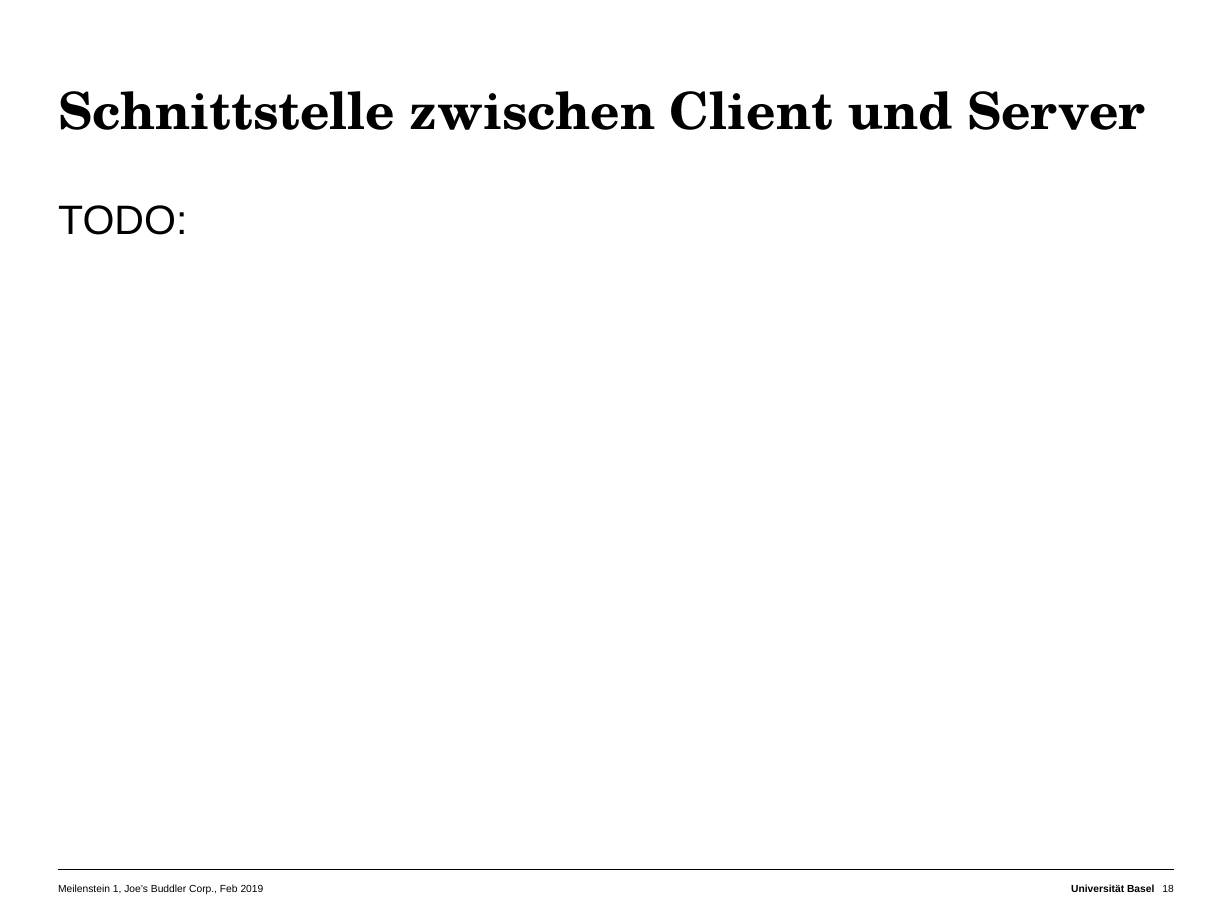
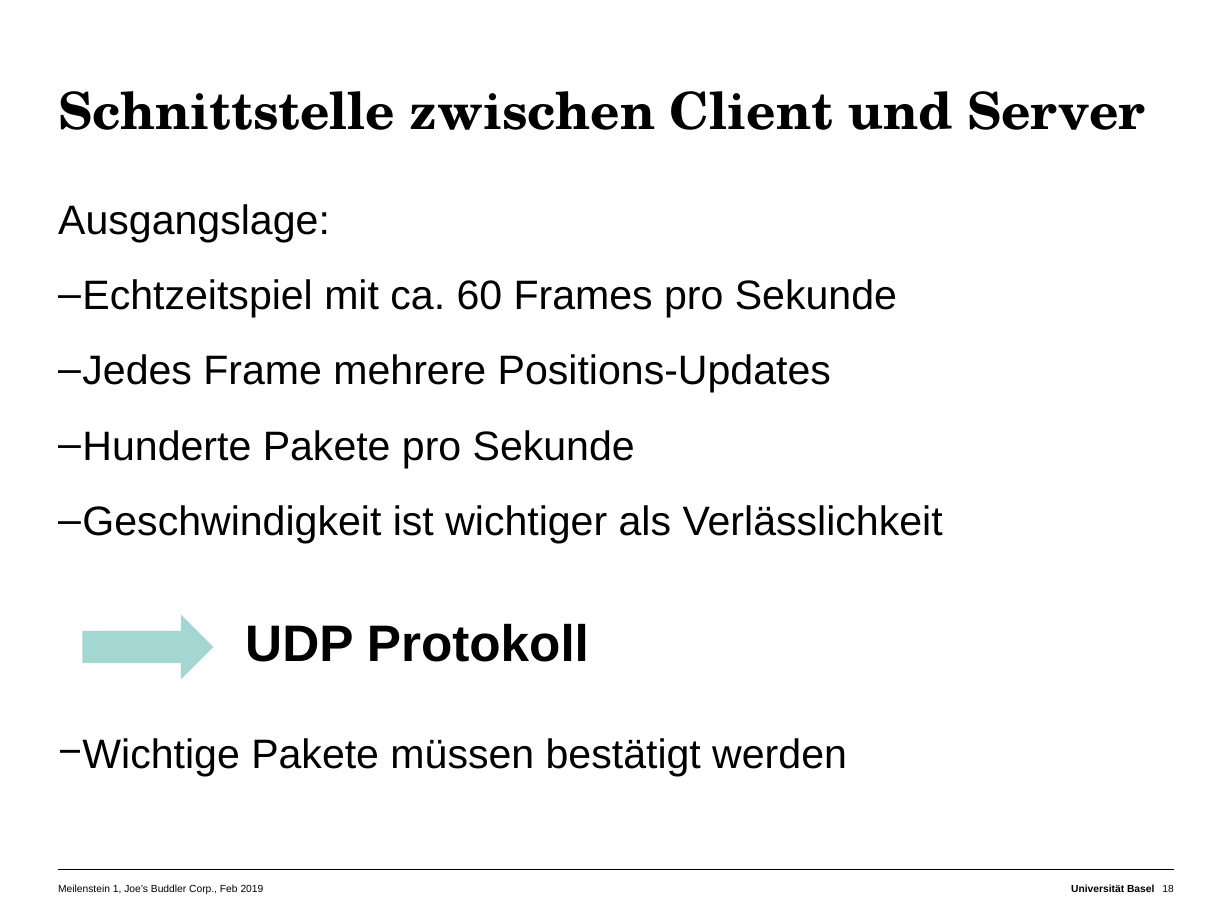
Before and after one commit to matnad/buddler-joe, a slide deck: slide 18 of Presentations/Milestone 1/Präsentation_Buddler_Joe.pptx. Drawn at 1232x924 pixels with LibreOffice and Linux fonts; fonts in the diff are those of the drawing. Boxes give left, top, right and bottom in pixels: in the first picture for what was removed or moved away, otherwise in the second. Text is boxed around its words. In the diff, an @@ line names an element or a change of style, - is before the commit and + after.

Commit message:
Client & Server Folie

```diff
--- a/Presentations/Milestone 1/Präsentation_Buddler_Joe.pptx
+++ b/Presentations/Milestone 1/Präsentation_Buddler_Joe.pptx
@@ text at (58,204,943,776): text changed @@
-TODO:
+Ausgangslage:
+  – Echtzeitspiel mit ca. 60 Frames pro Sekunde
+  – Jedes Frame mehrere Positions-Updates
+  – Hunderte Pakete pro Sekunde
+  – Geschwindigkeit ist wichtiger als Verlässlichkeit
+  − Wichtige Pakete müssen bestätigt werden
@@ right arrow added at (83,615,213,680), fill #A5D7D2 @@
@@ text added at (245,623,589,662), 30 pt, text #000000, bold @@
+UDP Protokoll
```
